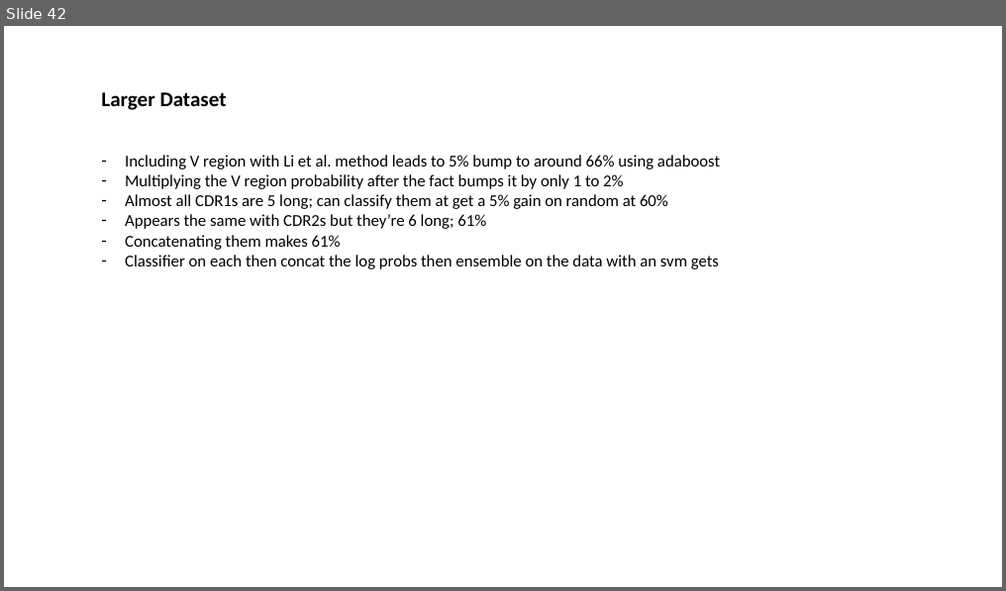
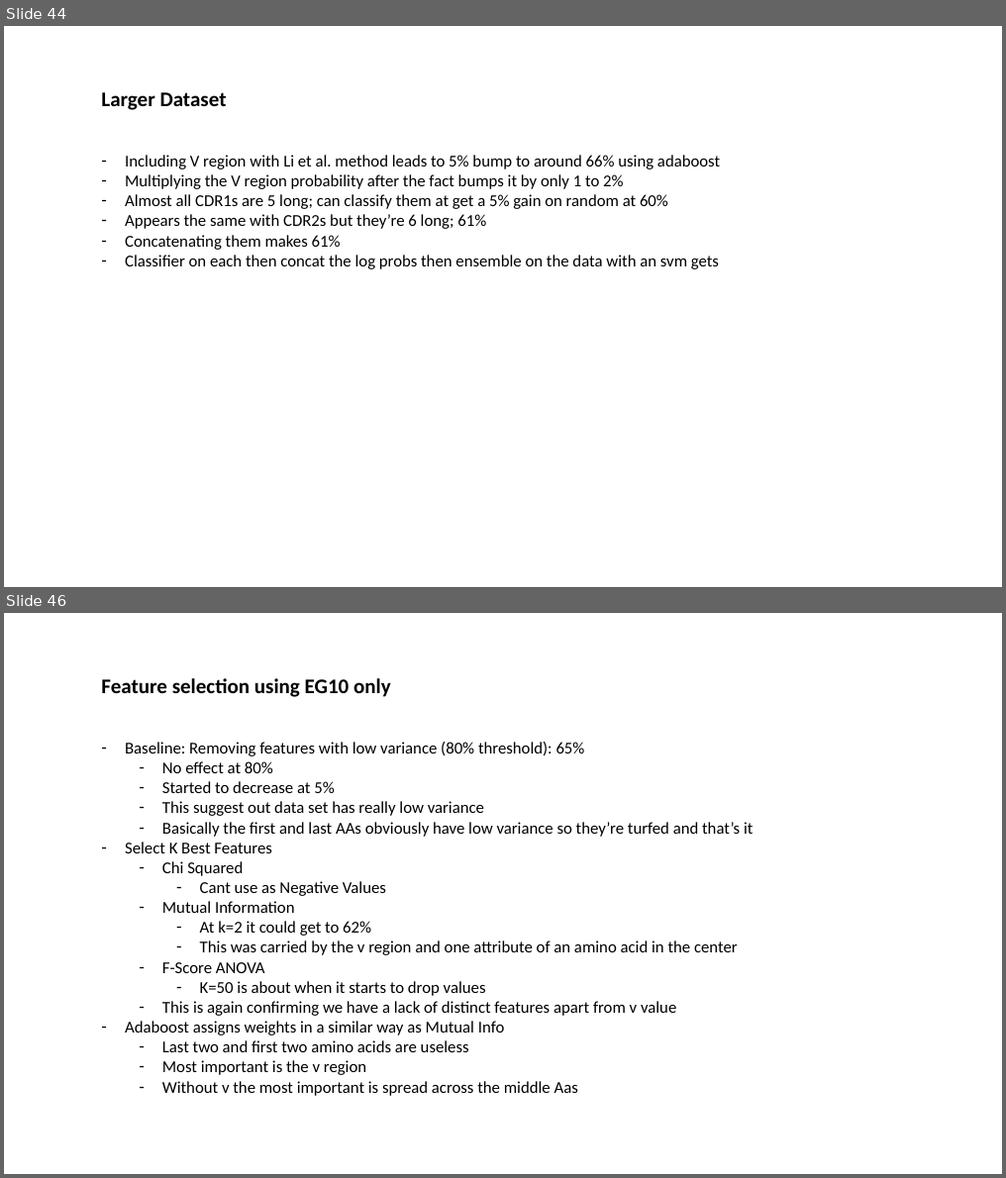
Before and after one commit to innate2adaptive/tcRIP, a slide deck: presentations/algorithm_overview.pptx. Shown one above the other, each under a label of ours: slide 42 before the commit, slides 44 and 46 after it; the slides between them are not shown. The pictures are 1006x591 and 1006x1178 pixels, drawn with LibreOffice and Linux fonts; fonts in the diff are those of the drawing. Boxes give left, top, right and bottom in pixels: in the first picture for what was removed or moved away, otherwise in the second. Text is boxed around its words. In the diff, an @@ line names an element or a change of style, - is before the commit and + after.

```diff
--- a/presentations/algorithm_overview.pptx
+++ b/presentations/algorithm_overview.pptx
@@ slide 46 added at [4, 613, 1002, 1174], background #FFFFFF @@
@@ text added at [101, 678, 391, 697], 20 pt, text #000000, bold @@
+Feature selection using EG10 only
@@ text added at [125, 742, 752, 1096], 16 pt, text #000000 @@
+– Baseline: Removing features with low variance (80% threshold): 65%
+  – No effect at 80%
+  – Started to decrease at 5%
+  – This suggest out data set has really low variance
+  – Basically the first and last AAs obviously have low variance so they’re turfed and that’s it
+– Select K Best Features
+  – Chi Squared
+    – Cant use as Negative Values
+  – Mutual Information
+    – At k=2 it could get to 62%
+    – This was carried by the v region and one attribute of an amino acid in the center
+  – F-Score ANOVA
+    – K=50 is about when it starts to drop values
+  – This is again confirming we have a lack of distinct features apart from v value
+– Adaboost assigns weights in a similar way as Mutual Info
+  – Last two and first two amino acids are useless
+  – Most important is the v region
+  – Without v the most important is spread across the middle Aas
@@ what was slide 42 is now slide 44 @@
```
Also in this commit, not shown: 3 slides changed, 5 other slides added, 11 other files.
